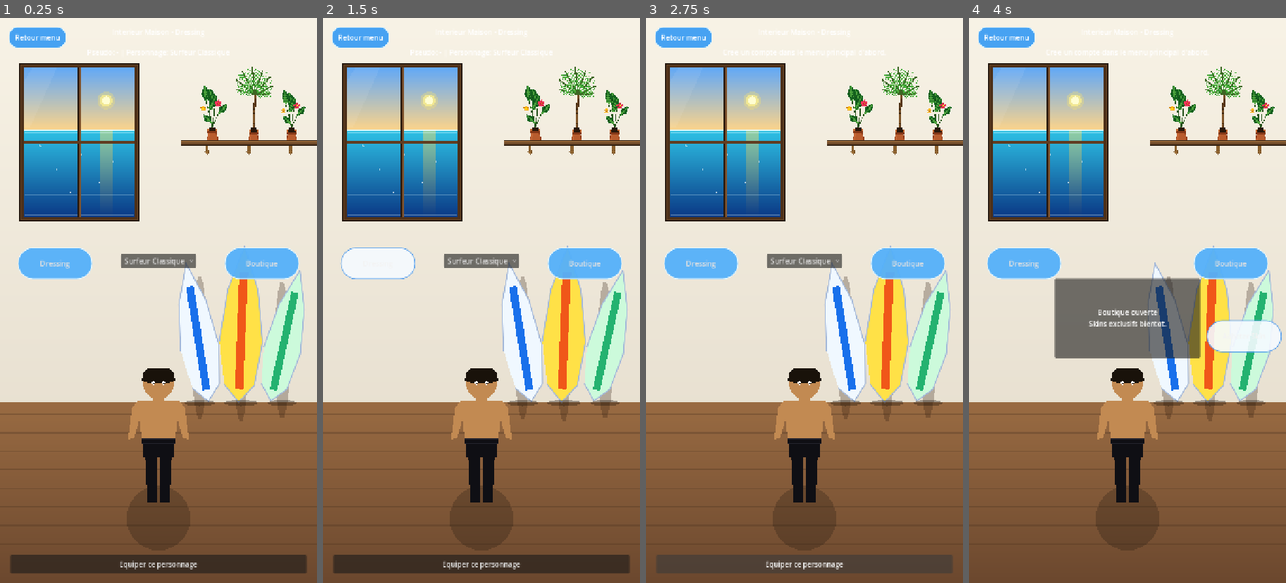
Above: before the commit, frames 1-4 (left to right).
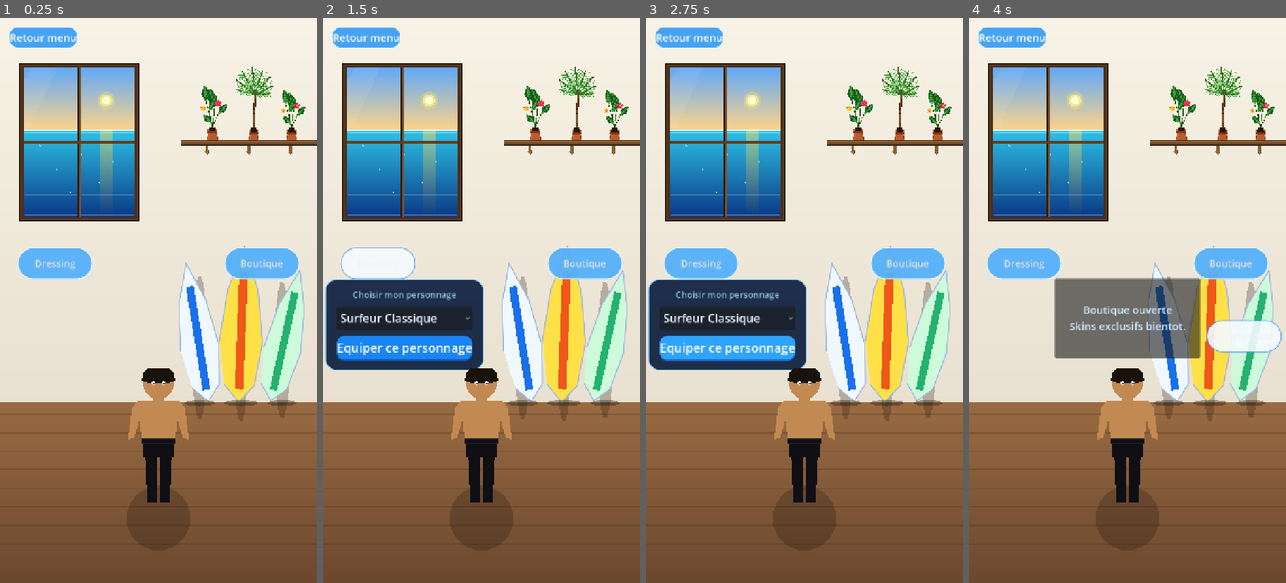
Above: after the commit, the same moments.

Repository: ClemL06/SurfGame
Game: Godot game, scene res://scenes/ui/ShopDressing.tscn
Same seed, same stepped clock (60 frames per second), same inputs: the game is played once before the commit and once after it. This scene is started directly instead of the project's main scene.
Inputs (mouse positions are in pixels of both pictures, inside the frame that each line leads up to):
- Up to frame 1 (0.25 s): no input
- Up to frame 2 (1.5 s): click (481, 260) at 0.5 s, where only the run before the commit has a clickable "Surfeur Classique"; click "Dressing" at 1.25 s
- Up to frame 3 (2.75 s): click "Equiper ce personnage" at 2 s
- Up to frame 4 (4 s): click "Boutique" at 2.75 s; click "Acheter Skin" at 3.5 s

The runs differ from the first frame. In frame 1, 4.2% of the frame differs, in the area x 3-97%, y 1-99%; in frame 2, 12%; in frame 3, 12%, in the area x 0-97%, y 1-99%; in frame 4, 1.1%.

Commit message:
bouton dressing

Diff:
--- a/nouveau-projet-de-jeu/scenes/ui/ShopDressing.tscn
+++ b/nouveau-projet-de-jeu/scenes/ui/ShopDressing.tscn
@@ -51,6 +51,49 @@
 border_width_bottom = 2
 border_color = Color(0.93, 0.99, 1, 0.95)
 
+[sub_resource type="StyleBoxFlat" id="StyleBoxFlat_dressing_panel"]
+bg_color = Color(0.05, 0.12, 0.24, 0.92)
+corner_radius_top_left = 24
+corner_radius_top_right = 24
+corner_radius_bottom_right = 24
+corner_radius_bottom_left = 24
+border_width_left = 2
+border_width_top = 2
+border_width_right = 2
+border_width_bottom = 2
+border_color = Color(0.30, 0.72, 1.0, 0.75)
+
+[sub_resource type="StyleBoxFlat" id="StyleBoxFlat_save_btn"]
+bg_color = Color(0.10, 0.52, 0.96, 1.0)
+corner_radius_top_left = 18
+corner_radius_top_right = 18
+corner_radius_bottom_right = 18
+corner_radius_bottom_left = 18
+border_width_left = 0
+border_width_top = 0
+border_width_right = 0
+border_width_bottom = 4
+border_color = Color(0.06, 0.30, 0.65, 1.0)
+
+[sub_resource type="StyleBoxFlat" id="StyleBoxFlat_save_btn_hover"]
+bg_color = Color(0.18, 0.64, 1.0, 1.0)
+corner_radius_top_left = 18
+corner_radius_top_right = 18
+corner_radius_bottom_right = 18
+corner_radius_bottom_left = 18
+border_width_left = 0
+border_width_top = 0
+border_width_right = 0
+border_width_bottom = 4
+border_color = Color(0.08, 0.38, 0.78, 1.0)
+
+[sub_resource type="StyleBoxFlat" id="StyleBoxFlat_save_btn_pressed"]
+bg_color = Color(0.06, 0.40, 0.80, 1.0)
+corner_radius_top_left = 18
+corner_radius_top_right = 18
+corner_radius_bottom_right = 18
+corner_radius_bottom_left = 18
+
 [node name="ShopDressing" type="Control"]
 layout_mode = 3
 anchors_preset = 15
@@ -58,90 +101,6 @@
 anchor_bottom = 1.0
 script = ExtResource("1")
 
-[node name="Title" type="Label" parent="."]
-layout_mode = 1
-anchors_preset = 10
-anchor_left = 0.5
-anchor_right = 0.5
-offset_left = -280.0
-offset_top = 20.0
-offset_right = 280.0
-offset_bottom = 66.0
-text = "Interieur Maison - Dressing"
-horizontal_alignment = 1
-
-[node name="Subtitle" type="Label" parent="."]
-unique_name_in_owner = true
-layout_mode = 1
-anchors_preset = 10
-anchor_left = 0.5
-anchor_right = 0.5
-offset_left = -320.0
-offset_top = 66.0
-offset_right = 320.0
-offset_bottom = 102.0
-text = "Pseudo: - | Personnage: -"
-horizontal_alignment = 1
-
-[node name="CharacterUI" type="VBoxContainer" parent="."]
-layout_mode = 1
-anchors_preset = 8
-anchor_left = 0.5
-anchor_top = 0.5
-anchor_right = 0.5
-anchor_bottom = 0.5
-offset_left = -85.0
-offset_top = -105.0
-offset_right = 85.0
-offset_bottom = -33.0
-theme_override_constants/separation = 10
-
-[node name="CharacterOption" type="OptionButton" parent="CharacterUI"]
-unique_name_in_owner = true
-layout_mode = 2
-
-[node name="CharacterActions" type="Control" parent="."]
-layout_mode = 1
-anchors_preset = 14
-anchor_top = 1.0
-anchor_right = 1.0
-anchor_bottom = 1.0
-offset_left = 24.0
-offset_top = -64.0
-offset_right = -24.0
-offset_bottom = -22.0
-
-[node name="SaveCharacterButton" type="Button" parent="CharacterActions"]
-unique_name_in_owner = true
-layout_mode = 1
-anchors_preset = 15
-anchor_right = 1.0
-anchor_bottom = 1.0
-offset_left = 0.0
-offset_top = 0.0
-offset_right = 0.0
-offset_bottom = 0.0
-text = "Equiper ce personnage"
-
-[node name="ShopPanel" type="PanelContainer" parent="."]
-unique_name_in_owner = true
-layout_mode = 1
-anchors_preset = 8
-anchor_left = 0.5
-anchor_top = 0.5
-anchor_right = 0.5
-anchor_bottom = 0.5
-offset_left = -165.0
-offset_top = -50.0
-offset_right = 165.0
-offset_bottom = 130.0
-visible = false
-
-[node name="ShopLabel" type="Label" parent="ShopPanel"]
-layout_mode = 2
-text = "Boutique ouverte\nSkins exclusifs bientot."
-horizontal_alignment = 1
-vertical_alignment = 1
 
 [node name="TabDressingButton" type="Button" parent="."]
 unique_name_in_owner = true
@@ -158,6 +117,7 @@
 theme_override_styles/normal = SubResource("StyleBoxFlat_bubble_active")
 theme_override_styles/hover = SubResource("StyleBoxFlat_bubble")
 theme_override_styles/pressed = SubResource("StyleBoxFlat_bubble")
+theme_override_font_sizes/font_size = 22
 text = "Dressing"
 
 [node name="TabShopButton" type="Button" parent="."]
@@ -175,7 +135,81 @@
 theme_override_styles/normal = SubResource("StyleBoxFlat_bubble_active")
 theme_override_styles/hover = SubResource("StyleBoxFlat_bubble")
 theme_override_styles/pressed = SubResource("StyleBoxFlat_bubble")
+theme_override_font_sizes/font_size = 22
 text = "Boutique"
+
+[node name="DressingPanel" type="PanelContainer" parent="."]
+unique_name_in_owner = true
+layout_mode = 1
+anchors_preset = 8
+anchor_left = 0.5
+anchor_top = 0.5
+anchor_right = 0.5
+anchor_bottom = 0.5
+offset_left = -340.0
+offset_top = -40.0
+offset_right = -10.0
+offset_bottom = 150.0
+theme_override_styles/panel = SubResource("StyleBoxFlat_dressing_panel")
+
+[node name="DressingMargin" type="MarginContainer" parent="DressingPanel"]
+layout_mode = 2
+theme_override_constants/margin_left = 24
+theme_override_constants/margin_top = 18
+theme_override_constants/margin_right = 24
+theme_override_constants/margin_bottom = 18
+
+[node name="DressingVBox" type="VBoxContainer" parent="DressingPanel/DressingMargin"]
+layout_mode = 2
+theme_override_constants/separation = 14
+
+[node name="DressingLabel" type="Label" parent="DressingPanel/DressingMargin/DressingVBox"]
+layout_mode = 2
+theme_override_colors/font_color = Color(0.65, 0.88, 1.0, 0.85)
+theme_override_font_sizes/font_size = 20
+text = "Choisir mon personnage"
+horizontal_alignment = 1
+
+[node name="CharacterOption" type="OptionButton" parent="DressingPanel/DressingMargin/DressingVBox"]
+unique_name_in_owner = true
+layout_mode = 2
+custom_minimum_size = Vector2(0, 52)
+theme_override_colors/font_color = Color(0.92, 0.97, 1.0, 1.0)
+theme_override_font_sizes/font_size = 26
+
+[node name="SaveCharacterButton" type="Button" parent="DressingPanel/DressingMargin/DressingVBox"]
+unique_name_in_owner = true
+layout_mode = 2
+custom_minimum_size = Vector2(0, 58)
+theme_override_styles/normal = SubResource("StyleBoxFlat_save_btn")
+theme_override_styles/hover = SubResource("StyleBoxFlat_save_btn_hover")
+theme_override_styles/pressed = SubResource("StyleBoxFlat_save_btn_pressed")
+theme_override_colors/font_color = Color(1.0, 1.0, 1.0, 1.0)
+theme_override_colors/font_hover_color = Color(1.0, 1.0, 1.0, 1.0)
+theme_override_font_sizes/font_size = 28
+text = "Equiper ce personnage"
+
+[node name="ShopPanel" type="PanelContainer" parent="."]
+unique_name_in_owner = true
+layout_mode = 1
+anchors_preset = 8
+anchor_left = 0.5
+anchor_top = 0.5
+anchor_right = 0.5
+anchor_bottom = 0.5
+offset_left = -165.0
+offset_top = -50.0
+offset_right = 165.0
+offset_bottom = 130.0
+visible = false
+
+[node name="ShopLabel" type="Label" parent="ShopPanel"]
+layout_mode = 2
+theme_override_colors/font_color = Color(0.80, 0.92, 1.0, 1.0)
+theme_override_font_sizes/font_size = 24
+text = "Boutique ouverte\nSkins exclusifs bientot."
+horizontal_alignment = 1
+vertical_alignment = 1
 
 [node name="BuyButton" type="Button" parent="."]
 unique_name_in_owner = true
@@ -192,6 +226,7 @@
 theme_override_styles/normal = SubResource("StyleBoxFlat_bubble")
 theme_override_styles/hover = SubResource("StyleBoxFlat_bubble")
 theme_override_styles/pressed = SubResource("StyleBoxFlat_bubble_active")
+theme_override_font_sizes/font_size = 22
 text = "Acheter Skin"
 
 [node name="BackButton" type="Button" parent="."]
@@ -207,6 +242,7 @@
 theme_override_colors/font_color = Color(1, 1, 1, 1)
 theme_override_colors/font_hover_color = Color(1, 1, 1, 1)
 theme_override_colors/font_pressed_color = Color(1, 1, 1, 1)
+theme_override_font_sizes/font_size = 24
 text = "Retour menu"
 
 [node name="HintLabel" type="Label" parent="."]
@@ -220,7 +256,9 @@
 offset_top = -64.0
 offset_right = -24.0
 offset_bottom = -22.0
-text = "Choisis un onglet bulle autour du personnage central."
+theme_override_colors/font_color = Color(0.80, 0.92, 1.0, 0.80)
+theme_override_font_sizes/font_size = 22
+text = "Onglet actif: Dressing"
 horizontal_alignment = 1
 visible = false
 
--- a/nouveau-projet-de-jeu/scripts/ui/shop_dressing.gd
+++ b/nouveau-projet-de-jeu/scripts/ui/shop_dressing.gd
@@ -1,6 +1,5 @@
 extends Control
 
-@onready var subtitle: Label = %Subtitle
 @onready var character_option: OptionButton = %CharacterOption
 @onready var save_character_button: Button = %SaveCharacterButton
 @onready var back_button: Button = %BackButton
@@ -8,6 +7,7 @@
 @onready var tab_shop_button: Button = %TabShopButton
 @onready var buy_button: Button = %BuyButton
 @onready var shop_panel: PanelContainer = %ShopPanel
+@onready var dressing_panel: PanelContainer = %DressingPanel
 @onready var hint_label: Label = %HintLabel
 @onready var character_front: Control = $CharacterFront
 
@@ -179,15 +179,12 @@
 	var idx: int = maxi(0, character_option.get_item_index(GameManager.selected_character_index))
 	if idx >= 0:
 		character_option.select(idx)
-	_update_subtitle()
 
 func _on_save_character_pressed() -> void:
 	if not GameManager.has_account:
-		subtitle.text = "Cree un compte dans le menu principal d'abord."
 		return
 	var selected_idx: int = character_option.get_selected_id()
 	GameManager.create_or_update_account(GameManager.player_pseudo, selected_idx)
-	_update_subtitle()
 
 func _on_back_pressed() -> void:
 	GameManager.goto_main_menu()
@@ -196,30 +193,23 @@
 	character_front.preview_index = index
 
 func _on_tab_dressing_pressed() -> void:
-	current_tab = "dressing"
-	_apply_tab_state()
+	dressing_panel.visible = not dressing_panel.visible
+	shop_panel.visible = false
+	buy_button.visible = false
 
 func _on_tab_shop_pressed() -> void:
-	current_tab = "shop"
-	_apply_tab_state()
+	shop_panel.visible = not shop_panel.visible
+	buy_button.visible = shop_panel.visible
+	dressing_panel.visible = false
 
 func _on_buy_pressed() -> void:
 	hint_label.text = "Boutique: achat de skins disponible bientot."
 
 func _apply_tab_state() -> void:
-	var on_dressing: bool = current_tab == "dressing"
-	character_option.visible = on_dressing
-	save_character_button.visible = on_dressing
-	shop_panel.visible = not on_dressing
-	buy_button.visible = not on_dressing
-	hint_label.text = "Onglet actif: Dressing" if on_dressing else "Onglet actif: Boutique"
-
-func _update_subtitle() -> void:
-	var pseudo: String = GameManager.player_pseudo if GameManager.has_account else "-"
-	var character_label: String = "Aucun"
-	if GameManager.selected_character_index >= 0 and GameManager.selected_character_index < character_option.item_count:
-		character_label = character_option.get_item_text(GameManager.selected_character_index)
-	subtitle.text = "Pseudo: %s | Personnage: %s" % [pseudo, character_label]
+	dressing_panel.visible = false
+	shop_panel.visible = false
+	buy_button.visible = false
+
 
 func _draw_surfboard(center: Vector2, scale_factor: float, angle: float, base_color: Color, stripe_color: Color) -> void:
 	var board := _transform_points_local([
